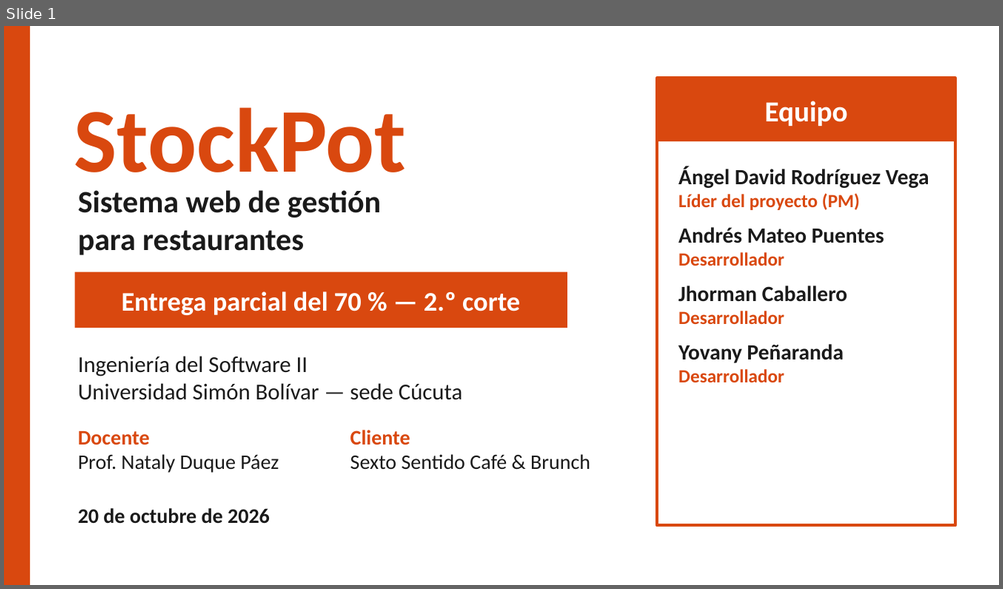
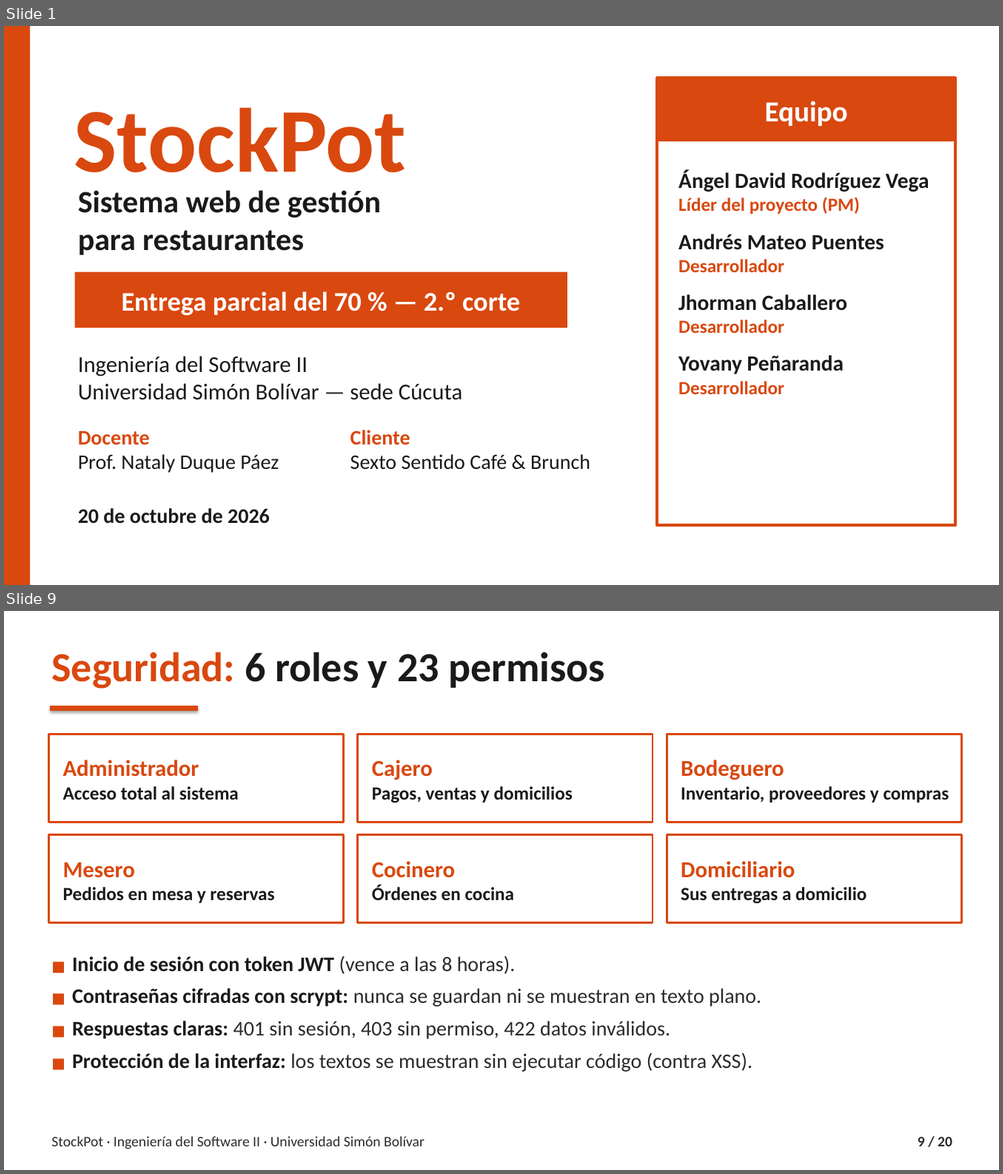
Before and after one commit to Angelssjyf/stockpot, a slide deck: docs/entrega-2do-corte/05_Demostracion/StockPot_Sustentacion_70.pptx. Shown one above the other, each under a label of ours: slide 1 before the commit, slides 1 and 9 after it; the slides between them are not shown. The pictures are 1003x589 and 1003x1174 pixels, drawn with LibreOffice and Linux fonts; fonts in the diff are those of the drawing. Boxes give left, top, right and bottom in pixels: in the first picture for what was removed or moved away, otherwise in the second. Text is boxed around its words. In the diff, an @@ line names an element or a change of style, - is before the commit and + after.

```diff
--- a/docs/entrega-2do-corte/05_Demostracion/StockPot_Sustentacion_70.pptx
+++ b/docs/entrega-2do-corte/05_Demostracion/StockPot_Sustentacion_70.pptx
@@ slide 9 added at <box>4,611,999,1170</box>, background #FFFFFF @@
@@ text added at <box>51,652,605,689</box>, 40 pt, text #1A1A1A, bold @@
+Seguridad: 6 roles y 23 permisos
@@ line added from (51, 708) to (198, 708), #D9480F 5 pt @@
@@ rectangle added at <box>48,734,344,822</box>, fill #FFFFFF, outline #D9480F 2 pt @@
@@ rectangle added at <box>358,734,652,822</box>, fill #FFFFFF, outline #D9480F 2 pt @@
@@ rectangle added at <box>666,734,962,822</box>, fill #FFFFFF, outline #D9480F 2 pt @@
@@ text added at <box>63,760,239,800</box>, 18 pt, text #1A1A1A, bold @@
+Administrador
+Acceso total al sistema
@@ text added at <box>372,760,572,803</box>, 18 pt, text #1A1A1A, bold @@
+Cajero
+Pagos, ventas y domicilios
@@ text added at <box>680,760,949,803</box>, 18 pt, text #1A1A1A, bold @@
+Bodeguero
+Inventario, proveedores y compras
@@ rectangle added at <box>48,834,344,923</box>, fill #FFFFFF, outline #D9480F 2 pt @@
@@ rectangle added at <box>358,834,652,923</box>, fill #FFFFFF, outline #D9480F 2 pt @@
@@ rectangle added at <box>666,834,962,923</box>, fill #FFFFFF, outline #D9480F 2 pt @@
@@ text added at <box>63,863,274,903</box>, 18 pt, text #1A1A1A, bold @@
+Mesero
+Pedidos en mesa y reservas
@@ text added at <box>372,861,515,900</box>, 18 pt, text #1A1A1A, bold @@
+Cocinero
+Órdenes en cocina
@@ text added at <box>680,861,866,904</box>, 18 pt, text #1A1A1A, bold @@
+Domiciliario
+Sus entregas a domicilio
@@ text added at <box>72,956,761,1072</box>, 20 pt, text #2B2B2B @@
+■ Inicio de sesión con token JWT (vence a las 8 horas).
+■ Contraseñas cifradas con scrypt: nunca se guardan ni se muestran en texto plano.
+■ Respuestas claras: 401 sin sesión, 403 sin permiso, 422 datos inválidos.
+■ Protección de la interfaz: los textos se muestran sin ejecutar código (contra XSS).
@@ text added at <box>51,1136,424,1150</box>, 14 pt, text #2B2B2B @@
+StockPot · Ingeniería del Software II · Universidad Simón Bolívar
@@ text added at <box>917,1137,952,1147</box>, 14 pt, text #2B2B2B, bold @@
+9 / 20
@@ slide 1 changed as well @@
@@ text "Ángel David Rodríguez Vega" rewrapped from <box>678,167,929,383</box> to <box>678,170,929,395</box> @@
```
Also in this commit, not shown: 7 other slides changed, 11 other slides added, 1 slide removed, 3 other files.
